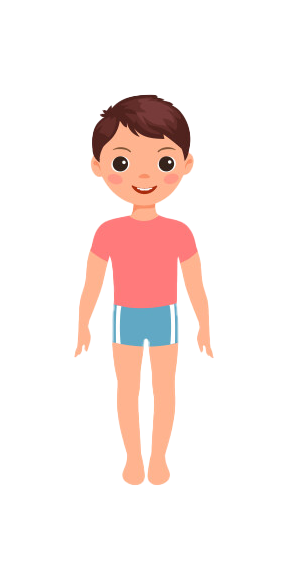
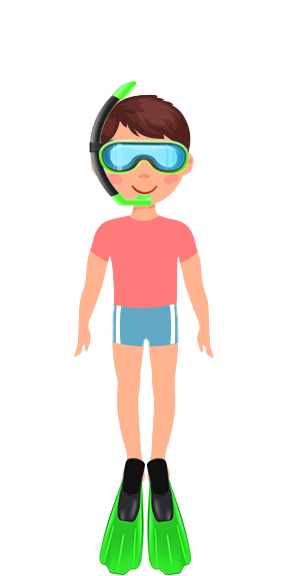
Layers edited between the first and the second 288x576 image:
added layer "Layer 7" above "Green_Diving_Fins_PNG_Clipart" over [146, 458, 191, 575]
added layer "Green_Diving_Fins_PNG_Clipart" above "Layer 3" over [99, 458, 146, 575]
added layer "Layer 3" above "Layer 5" over [89, 80, 190, 208]
added layer "Layer 5" above "Layer 6" over [132, 182, 157, 195]
painted on "Layer 1" over [129, 180, 162, 196]
